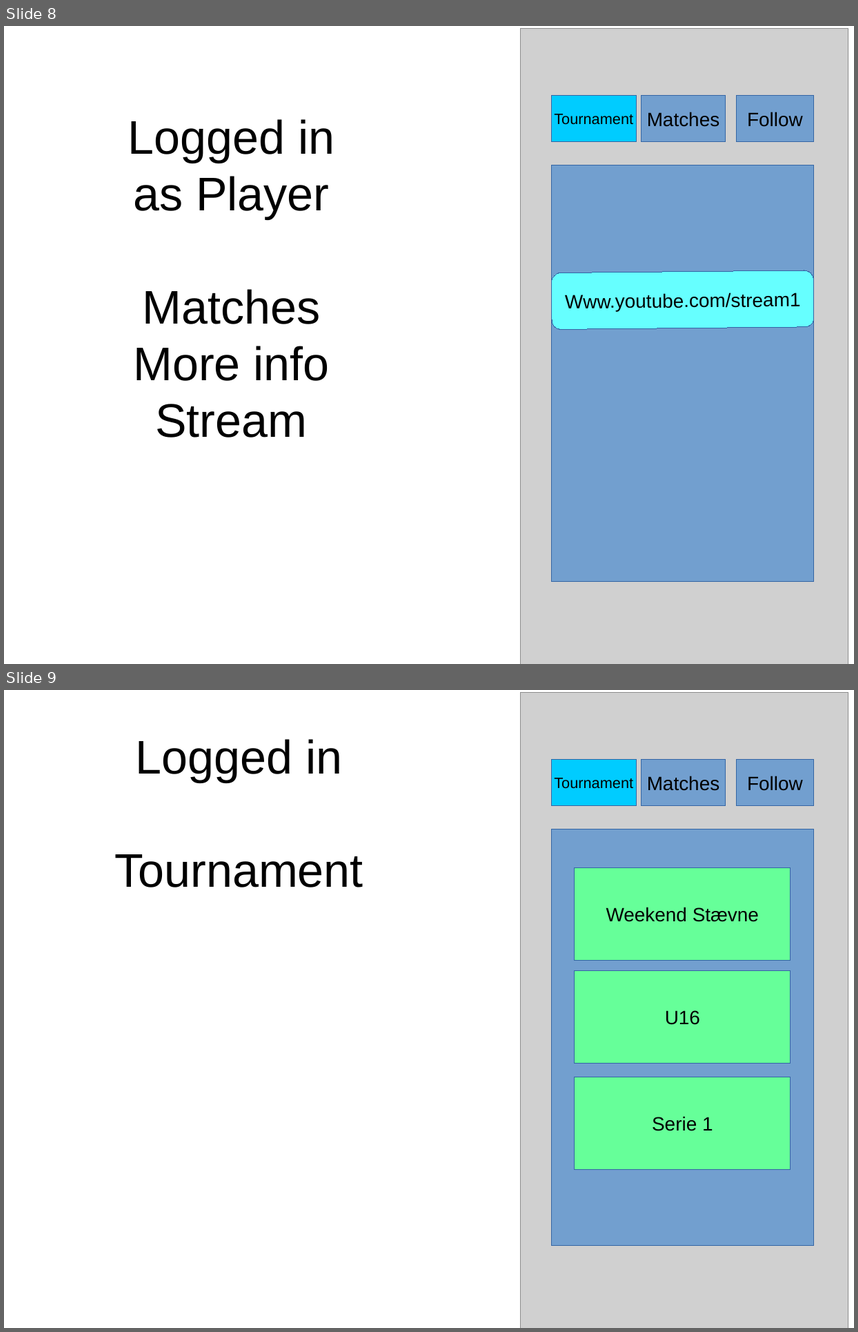
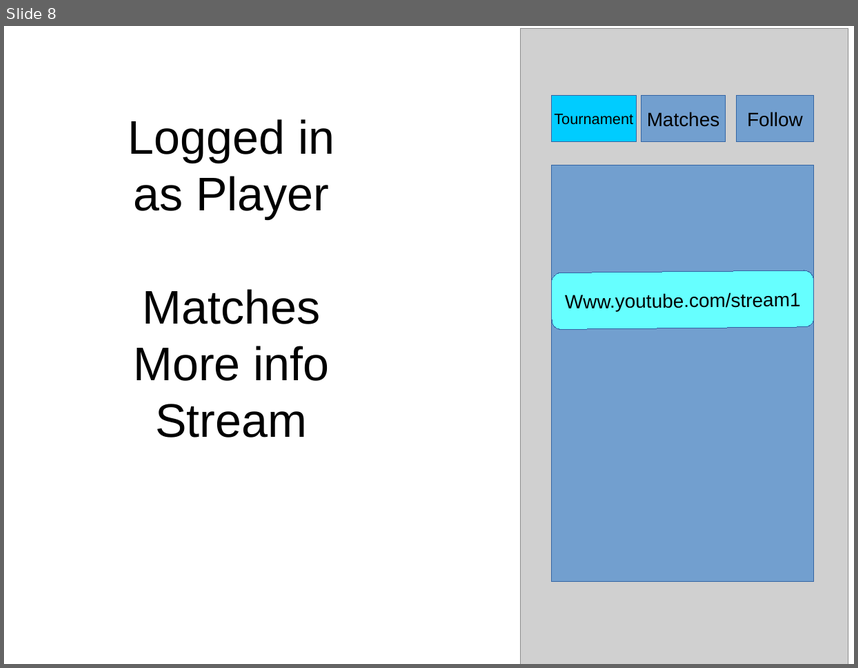
Before and after one commit to TSkogemann/Semester4Project, a slide deck: Documentation/Digital Prototype/Low-Fi Prototype.odp. Shown one above the other, each under a label of ours: slides 8 and 9 before the commit, slide 8 after it. The pictures are 858x1332 and 858x668 pixels, drawn with LibreOffice and Linux fonts; fonts in the diff are those of the drawing; grey boxes stand for pictures. Boxes give left, top, right and bottom in pixels: in the first picture for what was removed or moved away, otherwise in the second. Text is boxed around its words. In the diff, an @@ line names an element or a change of style, - is before the commit and + after.

```diff
--- a/Documentation/Digital Prototype/Low-Fi Prototype.odp
+++ b/Documentation/Digital Prototype/Low-Fi Prototype.odp
@@ slide 9 removed at (x1=4, y1=690, x2=854, y2=1328), background #FFFFFF @@
@@ picture removed at (x1=521, y1=692, x2=849, y2=1328) @@
@@ title removed at (x1=114, y1=739, x2=363, y2=887) @@
-Logged in
-Tournament
@@ rectangle removed at (x1=552, y1=760, x2=637, y2=806) @@
-Tournament
@@ rectangle removed at (x1=641, y1=760, x2=726, y2=806) @@
-Matches
@@ rectangle removed at (x1=737, y1=760, x2=814, y2=806) @@
-Follow
@@ rectangle removed at (x1=552, y1=829, x2=814, y2=1245) @@
@@ rectangle removed at (x1=575, y1=867, x2=791, y2=960) @@
-Weekend Stævne
@@ rectangle removed at (x1=575, y1=971, x2=791, y2=1063) @@
-U16
@@ rectangle removed at (x1=575, y1=1077, x2=791, y2=1170) @@
-Serie 1
```
Also in this commit, not shown: 1 slide changed, 1 slide added, 1 other slide removed, 3 other files.
